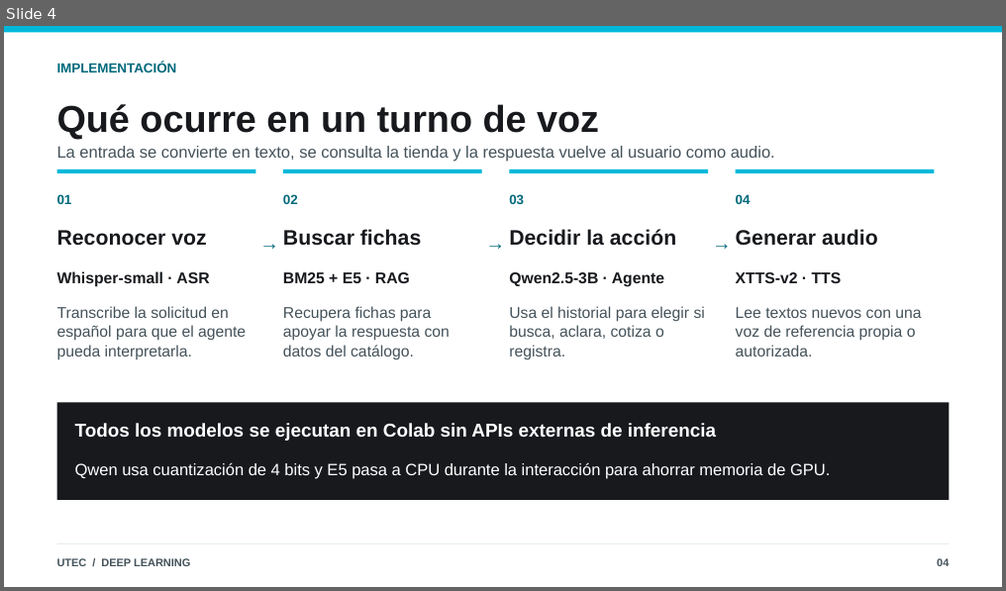
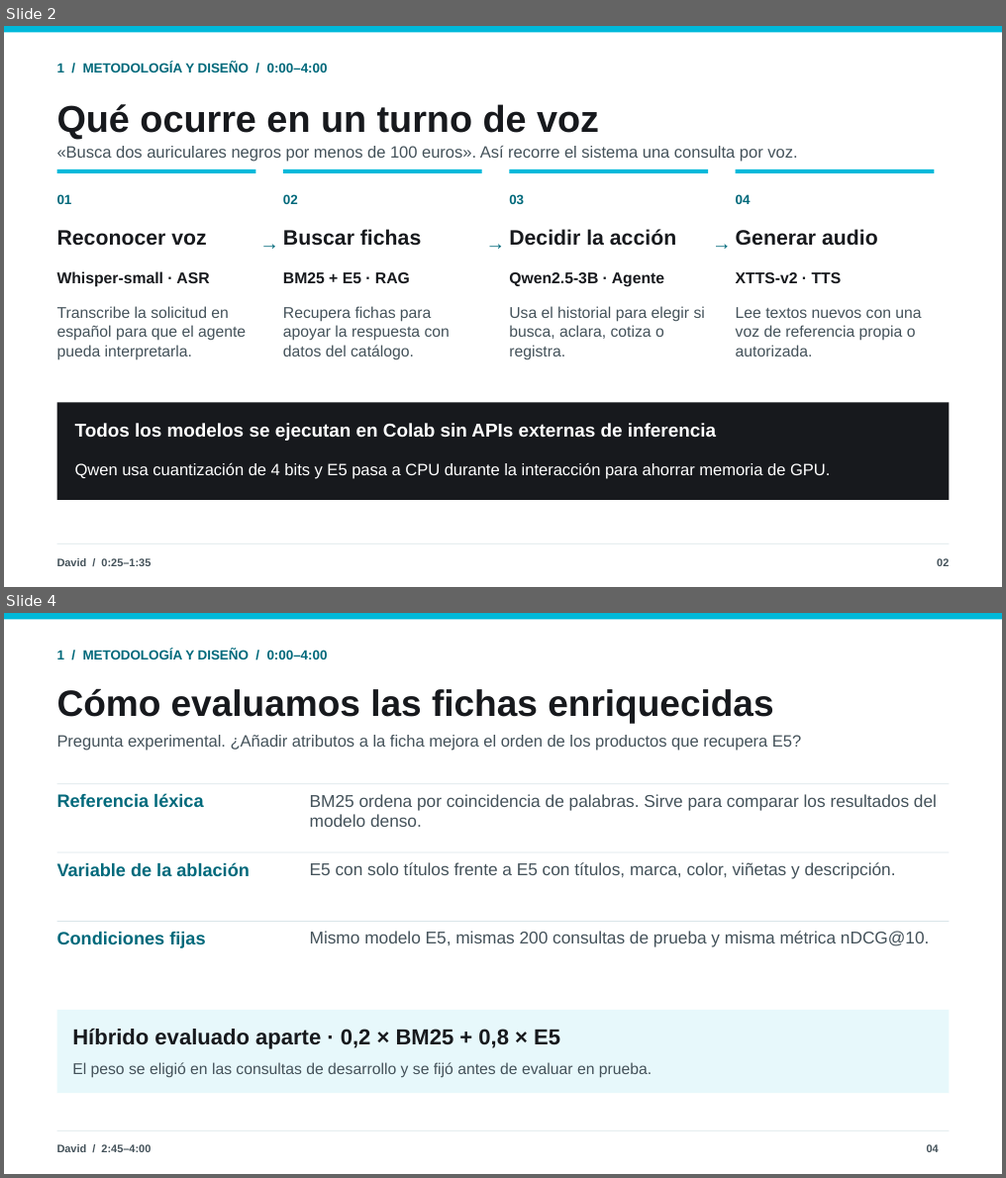
Before and after one commit to josenomberto/UTEC-CDIAV3-MCD8016, a slide deck: Proyecto 4/Presentación Laboratorio 4 - UTEC - con evidencias.pptx. Shown one above the other, each under a label of ours: slide 4 before the commit, slides 2 and 4 after it; the slides between them are not shown. The pictures are 1006x591 and 1006x1178 pixels, drawn with LibreOffice and Linux fonts; fonts in the diff are those of the drawing. Boxes give left, top, right and bottom in pixels: in the first picture for what was removed or moved away, otherwise in the second. Text is boxed around its words. In the diff, an @@ line names an element or a change of style, - is before the commit and + after.

```diff
--- a/Proyecto 4/Presentación Laboratorio 4 - UTEC - con evidencias.pptx
+++ b/Proyecto 4/Presentación Laboratorio 4 - UTEC - con evidencias.pptx
@@ slide 4 added at (4, 613, 1002, 1174), background #FFFFFF @@
@@ rectangle added at (4, 613, 1002, 619), fill #00B9DA @@
@@ text added at (57, 649, 328, 660), 12.8 pt, text #00697B, bold @@
+1 / METODOLOGÍA Y DISEÑO / 0:00–4:00
@@ text added at (57, 688, 773, 723), 35.2 pt, text #17191D, bold @@
+Cómo evaluamos las fichas enriquecidas
@@ text added at (57, 735, 801, 751), 15.8 pt, text #44525A @@
+Pregunta experimental. ¿Añadir atributos a la ficha mejora el orden de los productos que recupera E5?
@@ rectangle added at (57, 783, 949, 784), fill #D9E5E9 @@
@@ text added at (57, 793, 203, 807), 17.2 pt, text #00697B, bold @@
+Referencia léxica
@@ text added at (310, 794, 937, 827), 16.5 pt, text #44525A @@
+BM25 ordena por coincidencia de palabras. Sirve para comparar los resultados del modelo denso.
@@ rectangle added at (57, 853, 949, 854), fill #D9E5E9 @@
@@ text added at (57, 862, 250, 876), 17.2 pt, text #00697B, bold @@
+Variable de la ablación
@@ text added at (310, 862, 896, 879), 16.5 pt, text #44525A @@
+E5 con solo títulos frente a E5 con títulos, marca, color, viñetas y descripción.
@@ rectangle added at (57, 921, 949, 922), fill #D9E5E9 @@
@@ text added at (57, 932, 205, 949), 17.2 pt, text #00697B, bold @@
+Condiciones fijas
@@ text added at (310, 931, 929, 948), 16.5 pt, text #44525A @@
+Mismo modelo E5, mismas 200 consultas de prueba y misma métrica nDCG@10.
@@ rectangle added at (57, 1010, 949, 1093), fill #E7F8FB @@
@@ text added at (72, 1028, 560, 1050), 21 pt, text #17191D, bold @@
+Híbrido evaluado aparte · 0,2 × BM25 + 0,8 × E5
@@ text added at (72, 1062, 651, 1078), 15 pt, text #44525A @@
+El peso se eligió en las consultas de desarrollo y se fijó antes de evaluar en prueba.
@@ rectangle added at (57, 1131, 949, 1132), fill #D9E5E9 @@
@@ text added at (57, 1145, 151, 1153), 10.5 pt, text #44525A, bold @@
+David / 2:45–4:00
@@ text added at (927, 1145, 939, 1153), 10.5 pt, text #44525A, bold @@
+04
@@ what was slide 4 is now slide 2 @@
@@ slide 2 changed as well @@
@@ text at (57, 63, 328, 73): text changed @@
-IMPLEMENTACIÓN
+1 / METODOLOGÍA Y DISEÑO / 0:00–4:00
@@ text at (57, 146, 797, 162): text changed @@
-La entrada se convierte en texto, se consulta la tienda y la respuesta vuelve al usuario como audio.
+«Busca dos auriculares negros por menos de 100 euros». Así recorre el sistema una consulta por voz.
@@ text at (57, 559, 151, 567): text changed @@
-UTEC / DEEP LEARNING
+David / 0:25–1:35
@@ text at (937, 559, 948, 567): text changed @@
-04
+02
```
Also in this commit, not shown: 6 other slides changed, 6 other slides added, 5 slides removed, 1 other file.
